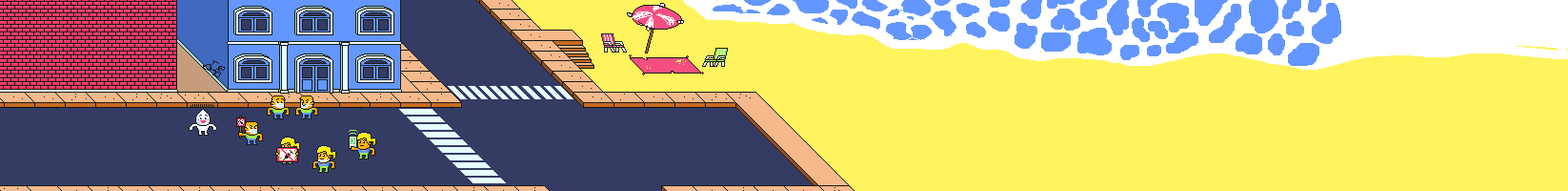
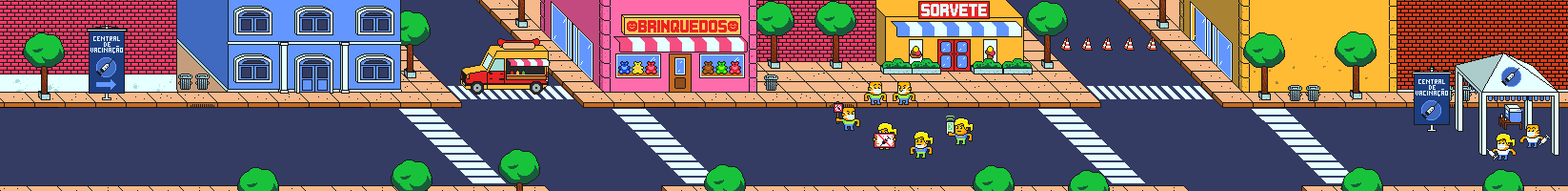
Comparing the layer stacks of the two w=1568, h=191 images. Changes:
removed layer "layer" over [202, 60, 225, 78]
removed layer "Pasted Layer #3" over [0, 24, 177, 93]
renamed "lupa" to "cidadao copy #2", showed it, painted on it over [169, 61, 974, 159]
showed "Pasted Layer #1", painted on it over [0, 0, 1525, 191]
renamed "vacina" to "spinifull", showed it, moved it out of group "seringa", painted on it over [0, 0, 1568, 191]
removed layer "Pasted Layer" over [188, 108, 218, 136]
removed layer "cidadao copy #2" over [236, 95, 377, 173]
removed layer "spinifull" over [0, 0, 1568, 191]
